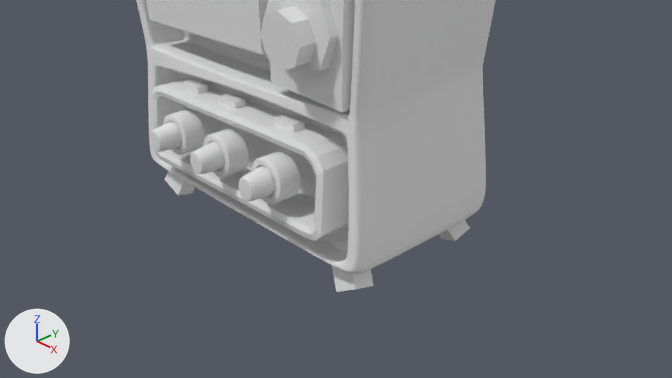
Two versions of the Blender file Blender 3D - Modelagem inorgânica/02_blender/prop_tv_01.blend, one commit apart.
Both versions are drawn from the file's camera 'Camera'. The axes (+X, +Y, +Z) are drawn at lower left. The lights are the same throughout.

The scene before the commit, as lines of its bpy script (objects in view):
```python
ob_cube_006 = bpy.data.objects.new('Cube.006', me_cube_006)
ob_cube_006.location = (0.039, -0.536, 1.466)
ob_cube_006.scale = (1.86, 1.0, 0.505)
ob_cube_007 = bpy.data.objects.new('Cube.007', me_cube_007)
ob_cube_007.location = (-0.17, -1.179, 2.028)
ob_cube_007.scale = (0.177, 0.0832, 0.0767)
ob_cube_008 = bpy.data.objects.new('Cube.008', me_cube_008)
ob_cube_008.location = (-1.041, -1.179, 2.017)
ob_cube_008.scale = (0.177, 0.0832, 0.0767)
ob_cube_009 = bpy.data.objects.new('Cube.009', me_cube_009)
ob_cube_009.location = (1.001, -1.179, 2.044)
ob_cube_009.scale = (0.177, 0.0832, 0.0767)
ob_cylinder_001 = bpy.data.objects.new('Cylinder.001', me_cylinder_021)
ob_cylinder_001.location = (0.036, -1.782, 1.466)
ob_cylinder_001.rotation_euler = (1.571, 0.0, 0.0)  # degrees (90, 0, 0)
ob_cylinder_001.scale = (0.326, 0.326, 0.326)
ob_cylinder_002 = bpy.data.objects.new('Cylinder.002', me_cylinder_022)
ob_cylinder_002.location = (0.038, -1.577, 1.467)
ob_cylinder_002.rotation_euler = (1.571, 0.0, 0.0)  # degrees (90, 0, 0)
ob_cylinder_002.scale = (0.326, 0.326, 0.171)
ob_cylinder_016 = bpy.data.objects.new('Cylinder.016', me_cylinder_000)
ob_cylinder_016.location = (-0.959, -1.577, 1.467)
ob_cylinder_016.rotation_euler = (1.571, 0.0, 0.0)  # degrees (90, 0, 0)
ob_cylinder_016.scale = (0.326, 0.326, 0.171)
ob_cylinder_017 = bpy.data.objects.new('Cylinder.017', me_cylinder_023)
ob_cylinder_017.location = (1.069, -1.782, 1.466)
ob_cylinder_017.rotation_euler = (1.571, 0.0, 0.0)  # degrees (90, 0, 0)
ob_cylinder_017.scale = (0.326, 0.326, 0.326)
ob_cylinder_018 = bpy.data.objects.new('Cylinder.018', me_cylinder_024)
ob_cylinder_018.location = (1.072, -1.577, 1.467)
ob_cylinder_018.rotation_euler = (1.571, 0.0, 0.0)  # degrees (90, 0, 0)
ob_cylinder_018.scale = (0.326, 0.326, 0.171)
# also in view: 'Cube.011' at (1.48, -0.33, 4.03); 'Cube.002' at (1.91, -1.0, 0.39); 'corpo_tv' at (-0.1, -0.06, 3.14); 'Cylinder' at (-0.96, -1.64, 1.47); 'Cube.010' at (-0.75, -0.28, 4.07)
```
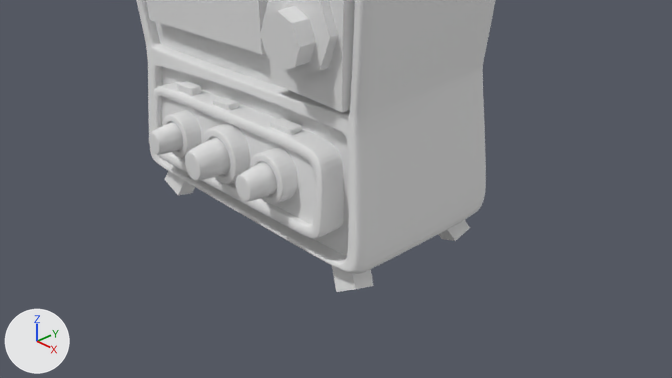
Boxes [x1, y1, x2, y2] around the edits, measured in the pictures (672 x 378 px):
```json
{"object": "Cube.006", "change": "modifiers changed", "before": [152, 79, 349, 241], "after": [153, 82, 344, 239]}
{"object": "Plane.001", "change": "added", "after": [162, 68, 349, 256]}
{"object": "Plane.002", "change": "added", "after": [155, 22, 281, 87]}
{"object": "Plane", "change": "added", "after": [161, 97, 316, 224]}
{"object": "Cylinder.002", "change": "moved, rescaled", "before": [203, 129, 249, 177], "after": [202, 123, 250, 185]}
{"object": "Cylinder.018", "change": "moved, rescaled", "before": [251, 151, 301, 204], "after": [250, 148, 298, 205]}
{"object": "Cylinder.001", "change": "moved, rescaled", "before": [190, 141, 225, 174], "after": [185, 137, 231, 181], "on screen": "31% wider, 32% taller"}
{"object": "Cylinder.017", "change": "moved, rescaled", "before": [239, 166, 276, 201], "after": [236, 162, 277, 202], "on screen": "11% wider, 14% taller"}
{"object": "Cylinder.016", "change": "moved, rescaled", "before": [163, 109, 205, 155], "after": [163, 110, 201, 158]}
{"object": "Cube.009", "change": "moved", "before": [275, 114, 304, 132], "after": [270, 118, 302, 135]}
{"object": "Cube.007", "change": "moved", "before": [219, 93, 246, 109], "after": [213, 97, 239, 110]}
{"object": "Cube.008", "change": "moved", "before": [183, 79, 208, 94], "after": [177, 81, 201, 96]}
```

Edits to the scene script, one JSON object a line:
```json
{"op": "add", "block": "me_plane", "code": ["me_plane = bpy.data.meshes.new('Plane')", "me_plane.from_pydata([(-0.96, -1.12, -0.01), (1.03, -1.06, 0.01), (-0.96, 0.97, 0.01), (0.97, 1.07, -0.01), (-1.0, -0.05, -0.01), (1.06, 0.09, 0.01)], [], [(4, 5, 3, 2), (0, 1, 5, 4)])"]}
{"op": "add", "block": "me_plane_001", "code": ["me_plane_001 = bpy.data.meshes.new('Plane.001')", "me_plane_001.from_pydata([(-1.02, -1.1, 0.0), (1.02, -1.11, 0.01), (-1.01, 1.11, -0.01), (0.97, 1.23, -0.01), (-1.0, 0.01, 0.0), (1.0, 0.01, 0.0)], [], [(4, 5, 3, 2), (0, 1, 5, 4)])"]}
{"op": "add", "block": "me_plane_002", "code": ["me_plane_002 = bpy.data.meshes.new('Plane.002')", "me_plane_002.from_pydata([(-1.23, -0.82, -0.01), (1.26, -0.79, -0.05), (-1.36, 1.0, 0.04), (1.39, 1.07, -0.04), (-1.25, -0.01, 0.02), (1.38, 0.0, -0.03), (0.02, -0.81, -0.03), (0.03, 1.14, 0.0), (0.07, 0.0, -0.01)], [], [(8, 5, 3, 7), (6, 1, 5, 8), (0, 6, 8, 4), (4, 8, 7, 2)])"]}
{"op": "set", "path": "ob_cylinder_018.location", "old": "(1.072, -1.577, 1.467)", "new": "(1.072, -1.566, 1.492)"}
{"op": "set", "path": "ob_cylinder_018.scale", "old": "(0.326, 0.326, 0.171)", "new": "(0.362, 0.362, 0.19)"}
{"op": "set", "path": "ob_cylinder_017.location", "old": "(1.069, -1.782, 1.466)", "new": "(1.069, -1.793, 1.49)"}
{"op": "set", "path": "ob_cylinder_017.scale", "old": "(0.326, 0.326, 0.326)", "new": "(0.362, 0.362, 0.362)"}
{"op": "set", "path": "ob_cube_009.location", "old": "(1.001, -1.179, 2.044)", "new": "(1.001, -1.257, 2.044)"}
{"op": "set", "path": "ob_cube_008.location", "old": "(-1.041, -1.179, 2.017)", "new": "(-1.041, -1.291, 2.054)"}
{"op": "set", "path": "ob_cube_007.location", "old": "(-0.17, -1.179, 2.028)", "new": "(-0.036, -1.287, 2.028)"}
{"op": "add", "block": "ob_cube_006", "code": "_m = ob_cube_006.modifiers.new('Subsurf', 'SUBSURF')"}
{"op": "add", "block": "ob_cube_006", "code": "_m.levels = 2"}
{"op": "set", "path": "ob_cylinder_016.location", "old": "(-0.959, -1.577, 1.467)", "new": "(-0.955, -1.57, 1.443)"}
{"op": "set", "path": "ob_cylinder_016.scale", "old": "(0.326, 0.326, 0.171)", "new": "(0.349, 0.349, 0.183)"}
{"op": "set", "path": "ob_cylinder_001.location", "old": "(0.036, -1.782, 1.466)", "new": "(0.075, -1.813, 1.465)"}
{"op": "set", "path": "ob_cylinder_001.scale", "old": "(0.326, 0.326, 0.326)", "new": "(0.426, 0.426, 0.426)"}
{"op": "set", "path": "ob_cylinder_002.location", "old": "(0.038, -1.577, 1.467)", "new": "(0.078, -1.546, 1.468)"}
{"op": "set", "path": "ob_cylinder_002.scale", "old": "(0.326, 0.326, 0.171)", "new": "(0.426, 0.426, 0.223)"}
{"op": "add", "block": "ob_plane", "code": ["ob_plane = bpy.data.objects.new('Plane', me_plane)", "ob_plane.location = (0.0, -1.407, 1.465)", "ob_plane.rotation_euler = (1.477, 0.0, 0.0)  # degrees (85, 0, 0)", "ob_plane.scale = (1.77, 0.441, 0.441)"]}
{"op": "add", "block": "ob_plane_001", "code": ["ob_plane_001 = bpy.data.objects.new('Plane.001', me_plane_001)", "ob_plane_001.location = (0.0, -1.132, 1.394)", "ob_plane_001.rotation_euler = (1.571, 0.0, 0.0)  # degrees (90, 0, 0)", "ob_plane_001.scale = (2.22, 0.758, 2.22)"]}
{"op": "add", "block": "ob_plane_002", "code": ["ob_plane_002 = bpy.data.objects.new('Plane.002', me_plane_002)", "ob_plane_002.location = (-0.092, -1.09, 3.746)", "ob_plane_002.rotation_euler = (1.571, 0.0, 0.0)  # degrees (90, 0, 0)", "ob_plane_002.scale = (1.74, 1.74, 1.74)"]}
```
